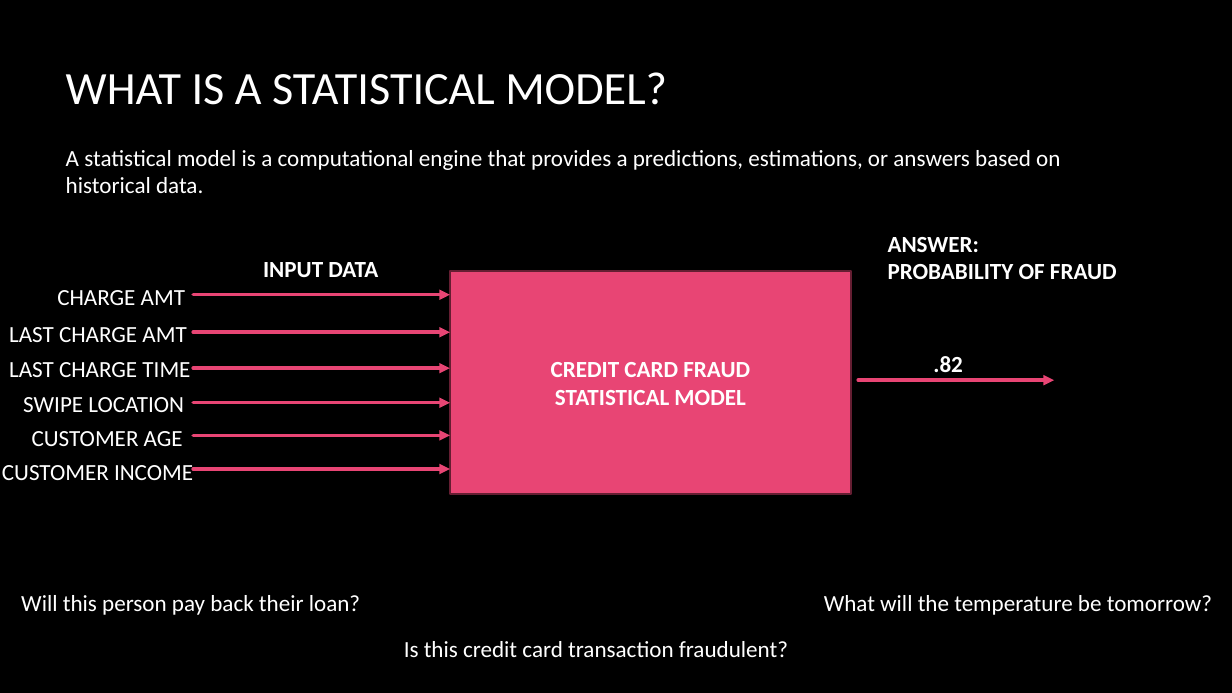
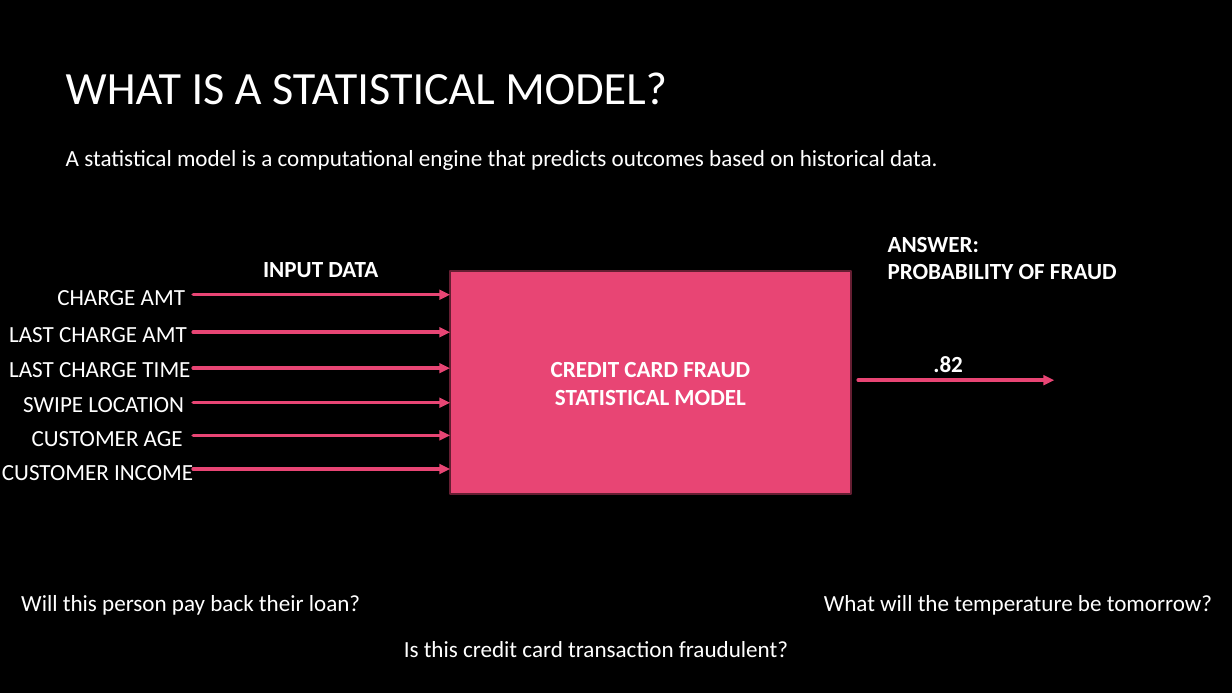
Before and after one commit to jshipway/jupyter-notebooks, a slide deck: slide 3 of John Shipway - Calling LLM from Python.pptx (slide 4 before the commit). Drawn at 1232x693 pixels with LibreOffice and Linux fonts; fonts in the diff are those of the drawing; background and template pictures are left out. Boxes give left, top, right and bottom in pixels: in the first picture for what was removed or moved away, otherwise in the second. Text is boxed around its words. In the diff, an @@ line names an element or a change of style, - is before the commit and + after.

```diff
--- a/John Shipway - Calling LLM from Python.pptx
+++ b/John Shipway - Calling LLM from Python.pptx
@@ text at [66,150,937,170]: text changed @@
-A statistical model is a computational engine that provides a predictions, estimations, or answers based on historical data.
+A statistical model is a computational engine that predicts outcomes based on historical data.
```
Also in this commit, not shown: 6 other slides changed, 1 slide added, 1 slide removed, 1 other file.
